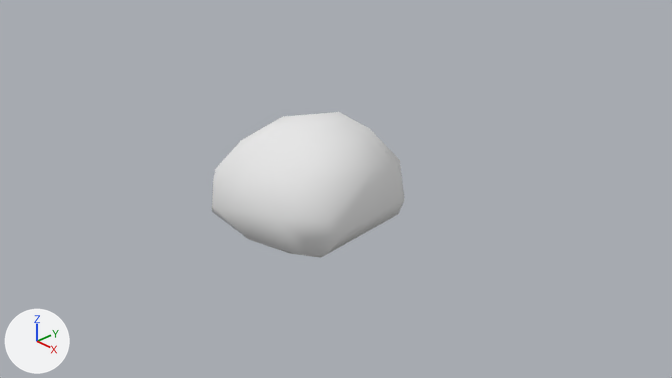
What one commit did to the Blender file Cyberspace/Assets/Models/Environment/Rock.blend.
One viewpoint serves both versions: the file's camera 'Camera'. Every picture has the same lights, and +X, +Y and +Z are marked at lower left.

In view in the first picture: 'Rock'.
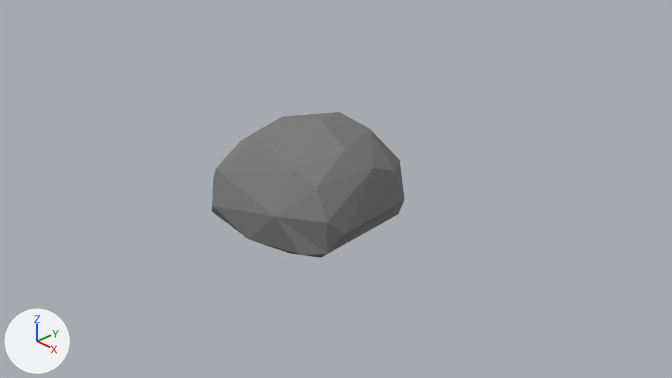
Where the change shows, as pixel boxes [x1, y1, x2, y2] in the pictures (672 x 378 px):
'Rock', recoloured, shading changed (white to grey)
    both: [212, 112, 405, 258]

What the commit changed:
Material 'Rock' (mat_rock) changes colour from white #e7e7e7 to grey #7f7f7f; in linear values from (0.8, 0.8, 0.8) to (0.214, 0.214, 0.214).
me_cube has 18 vertices, 16 faces and spans x -1.91..2.03, y -1.44..2.29, z -0.54..1.98.
me_cube is used by ob_rock; location (0.0, 0.0, 0.0).
me_cube part 1: all faces are now shaded flat (16 of 16 changed).
